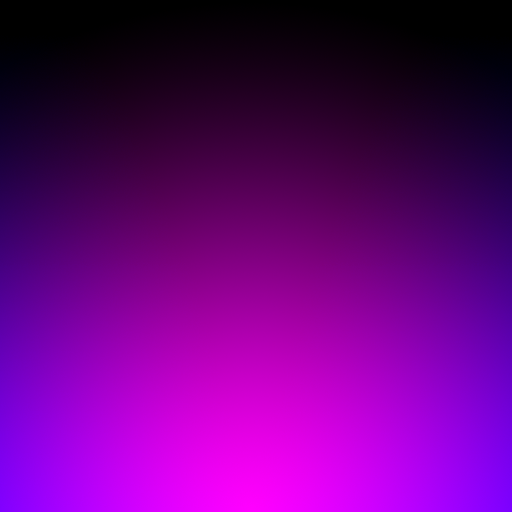
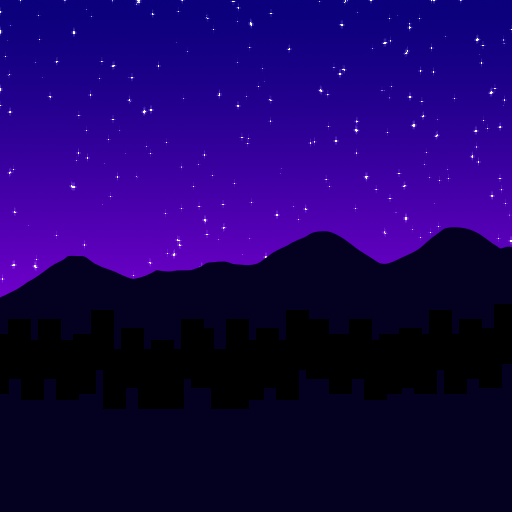
Before/after of a w=512, h=512 layered artwork. What changed in the layer stack:
added layer "Skyline" above "Mountain.png" over [0, 304, 512, 409]
renamed "Layer 3" to "Mountain.png", painted on it over [0, 227, 512, 306]
added layer "mountainbase" above "Stars.png" over [0, 304, 512, 512]
added group "Stars.png" with 3 layers above "Gradient.png" over [0, 0, 512, 512]
added layer "Vblur" (addition, 49%) in group "Stars.png" over [0, 0, 512, 512]
added layer "Hblur" (addition, 49%) in group "Stars.png" over [0, 0, 512, 512]
added layer "Base Stars" (addition) in group "Stars.png" over [0, 0, 512, 512]
renamed "Layer 2" to "Gradient.png", blend pin light → normal, painted on it over [0, 0, 512, 512]
removed layer "Layer 1" over [0, 0, 512, 512]
added layer "Grad ref" over [0, 0, 512, 512]
